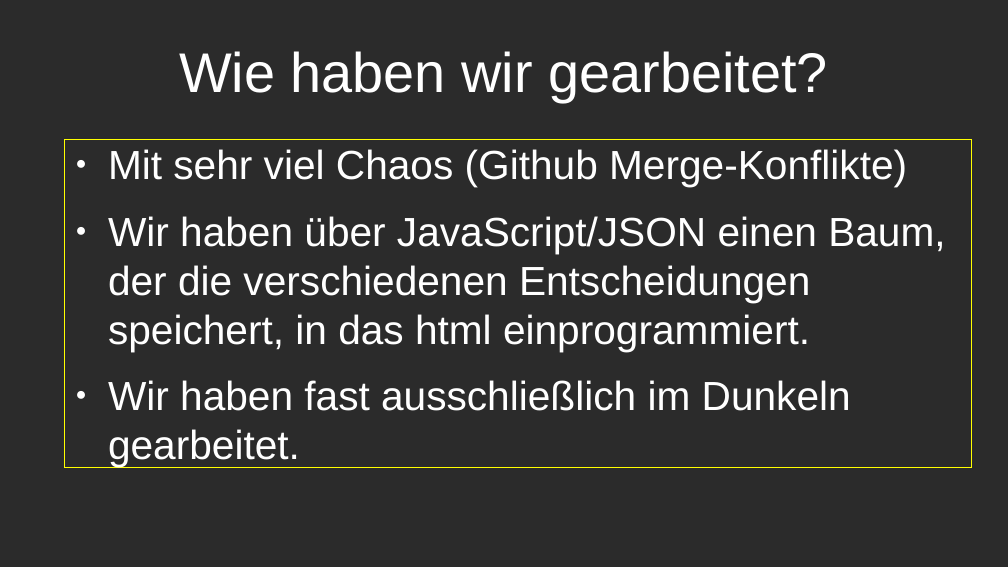
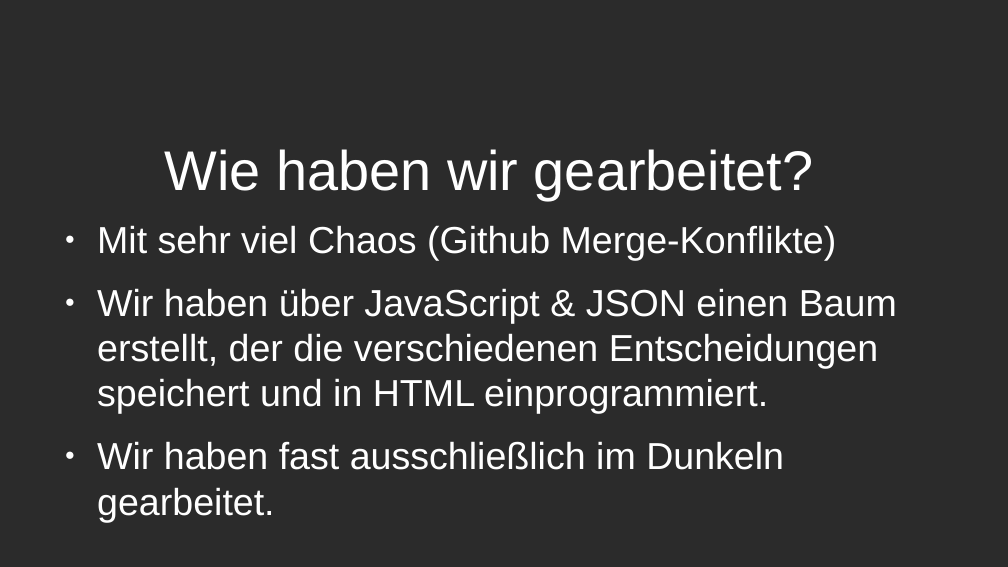
Before and after one commit to Kleefuchs/OS-Picker, a slide deck: slide 3 of Arch.odp. Drawn at 1008x567 pixels with LibreOffice and Linux fonts; fonts in the diff are those of the drawing; background and template pictures are left out; a plain dark background stands for a picture behind light text. Boxes give left, top, right and bottom in pixels: in the first picture for what was removed or moved away, otherwise in the second. Text is boxed around its words. In the diff, an @@ line names an element or a change of style, - is before the commit and + after.

```diff
--- a/Arch.odp
+++ b/Arch.odp
@@ title "Wie haben wir gearbeitet?": place and size @@
-title "Wie haben wir gearbeitet?" at [179,51,827,102]
+title "Wie haben wir gearbeitet?" at [165,149,813,200]
@@ text "Mit sehr viel Chaos (Github ...": place and size @@
-text "Mit sehr viel Chaos (Github ..." at [65,139,972,468]
+text "Mit sehr viel Chaos (Github ..." at [97,225,897,522]
@@ text "Mit sehr viel Chaos (Github ..." at [97,225,897,522]: outline #FFFF00 0 pt to none @@
@@ text at [97,225,837,522]: size 32 to 29.6 pt in "Mit sehr viel Chaos (Github Merge-Konflikte)", "Wir haben fast ausschließlich im Dunkeln gearbeitet." @@
@@ text at [97,288,897,414]: text changed; size 32 to 29.6 pt @@
-● Wir haben über JavaScript/JSON einen Baum, der die verschiedenen Entscheidungen speichert, in das html einprogrammiert.
+● Wir haben über JavaScript & JSON einen Baum erstellt, der die verschiedenen Entscheidungen speichert und in HTML einprogrammiert.
```
Also in this commit, not shown: 2 other slides changed, 1 slide added, 1 slide removed.
